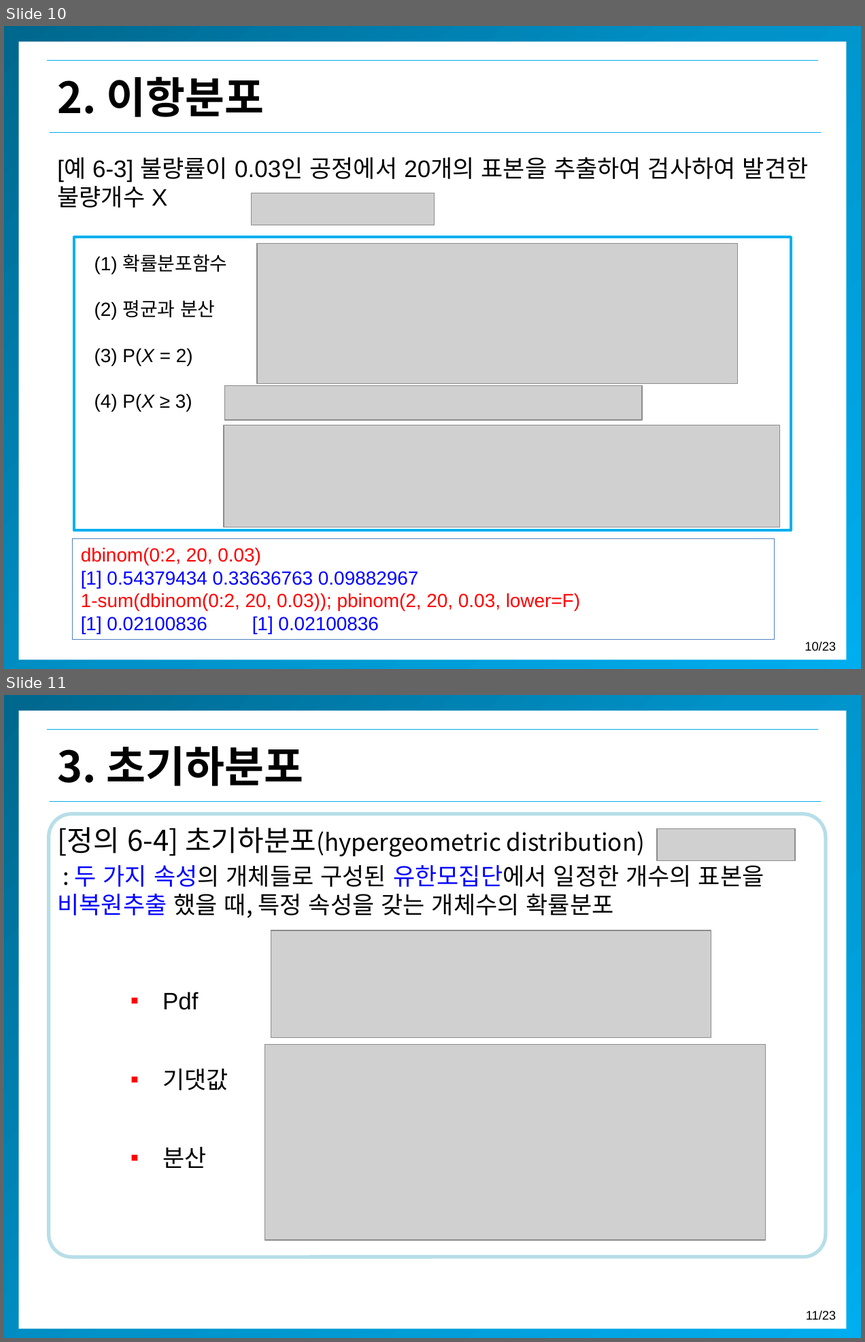
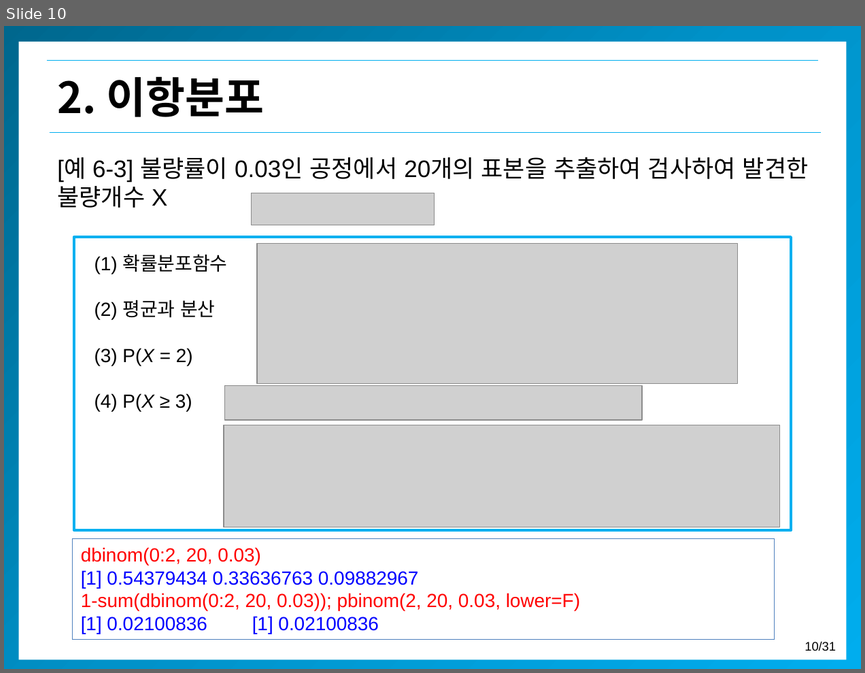
Before and after one commit to misdb/statistics, a slide deck: .gitbook/assets/chapter-04-3-kor (1).pptx. Shown one above the other, each under a label of ours: slides 10 and 11 before the commit, slide 10 after it. The pictures are 865x1342 and 865x673 pixels, drawn with LibreOffice and Linux fonts; fonts in the diff are those of the drawing; grey boxes stand for pictures; background and template pictures are left out. Boxes give left, top, right and bottom in pixels: in the first picture for what was removed or moved away, otherwise in the second. Text is boxed around its words. In the diff, an @@ line names an element or a change of style, - is before the commit and + after.

```diff
--- a/.gitbook/assets/chapter-04-3-kor (1).pptx
+++ b/.gitbook/assets/chapter-04-3-kor (1).pptx
@@ slide 11 removed at (4,695,861,1338), background #FFFFFF; not listed: 5 template elements that a slide beside it also shows @@
@@ text removed at (57,746,303,786) @@
-3. 초기하분포
@@ rounded rectangle removed at (49,814,825,1257) @@
@@ text removed at (57,827,764,918) @@
-  [정의 6-4] 초기하분포(hypergeometric distribution)
-  : 두 가지 속성의 개체들로 구성된 유한모집단에서 일정한 개수의 표본을 비복원추출 했을 때, 특정 속성을 갖는 개체수의 확률분포
@@ picture removed at (657,829,795,861) @@
@@ picture removed at (271,930,711,1038) @@
@@ text removed at (162,991,228,1168) @@
-  ▪ Pdf
-  ▪ 기댓값
-  ▪ 분산
@@ picture removed at (264,1044,766,1240) @@
@@ page number at (804,641,836,651): text changed @@
-10/23
+10/31
```
Also in this commit, not shown: 1 slide changed, 6 other slides removed, 8 other files.
